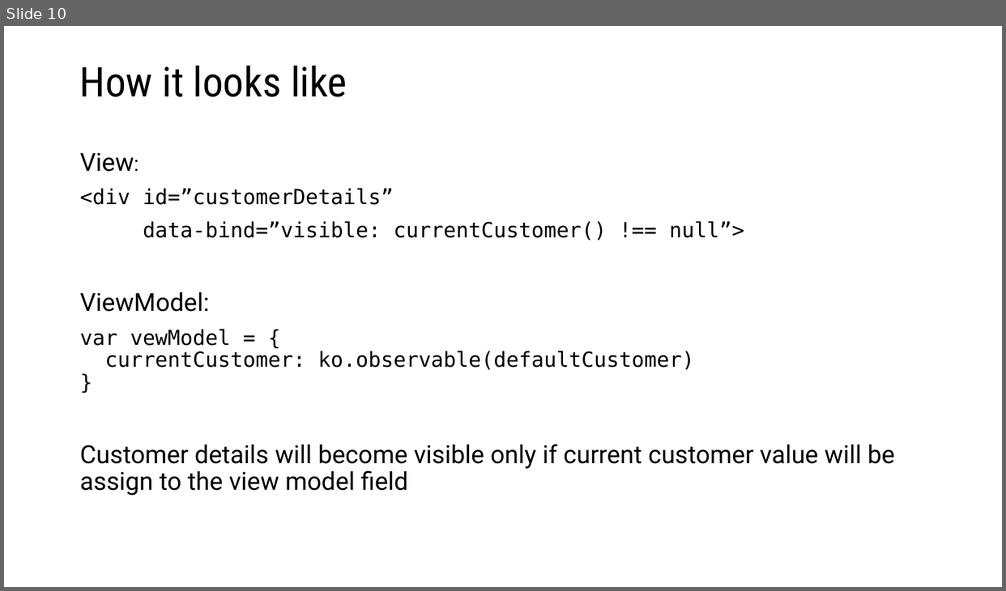
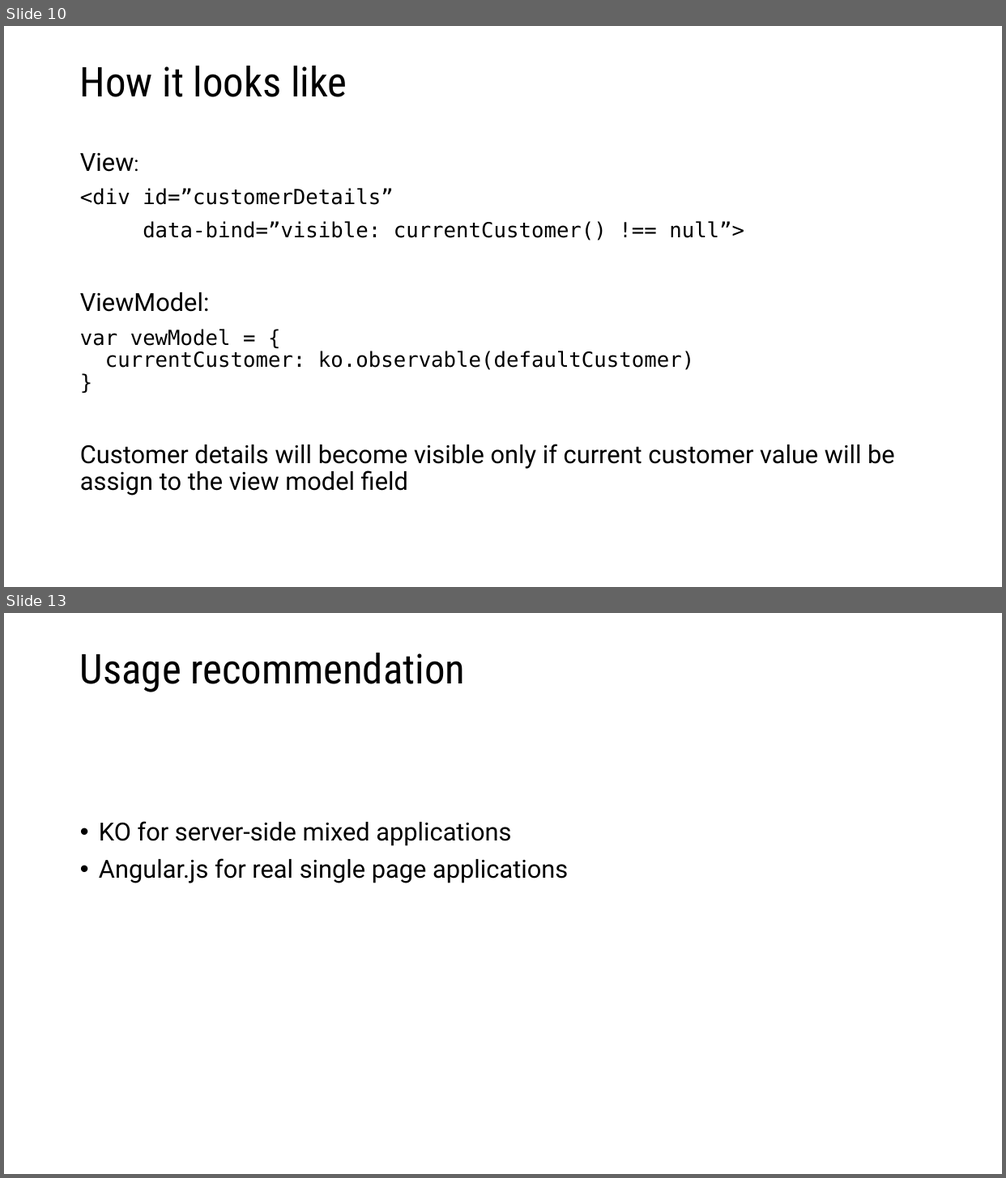
Before and after one commit to vba/presentations, a slide deck: knockout.js/knockout.js.pptx. Shown one above the other, each under a label of ours: slide 10 before the commit, slides 10 and 13 after it; the slides between them are not shown. The pictures are 1006x591 and 1006x1178 pixels, drawn with LibreOffice and Linux fonts; fonts in the diff are those of the drawing. Boxes give left, top, right and bottom in pixels: in the first picture for what was removed or moved away, otherwise in the second. Text is boxed around its words. In the diff, an @@ line names an element or a change of style, - is before the commit and + after.

```diff
--- a/knockout.js/knockout.js.pptx
+++ b/knockout.js/knockout.js.pptx
@@ slide 13 added at bbox=[4, 613, 1002, 1174], background #FFFFFF @@
@@ title added at bbox=[80, 653, 465, 692], 39.6 pt, text #000000 @@
+Usage recommendation
@@ text added at bbox=[99, 821, 568, 884], 24 pt, text #000000 @@
+• KO for server-side mixed applications
+• Angular.js for real single page applications
```
Also in this commit, not shown: 1 slide changed, 2 other slides added.
